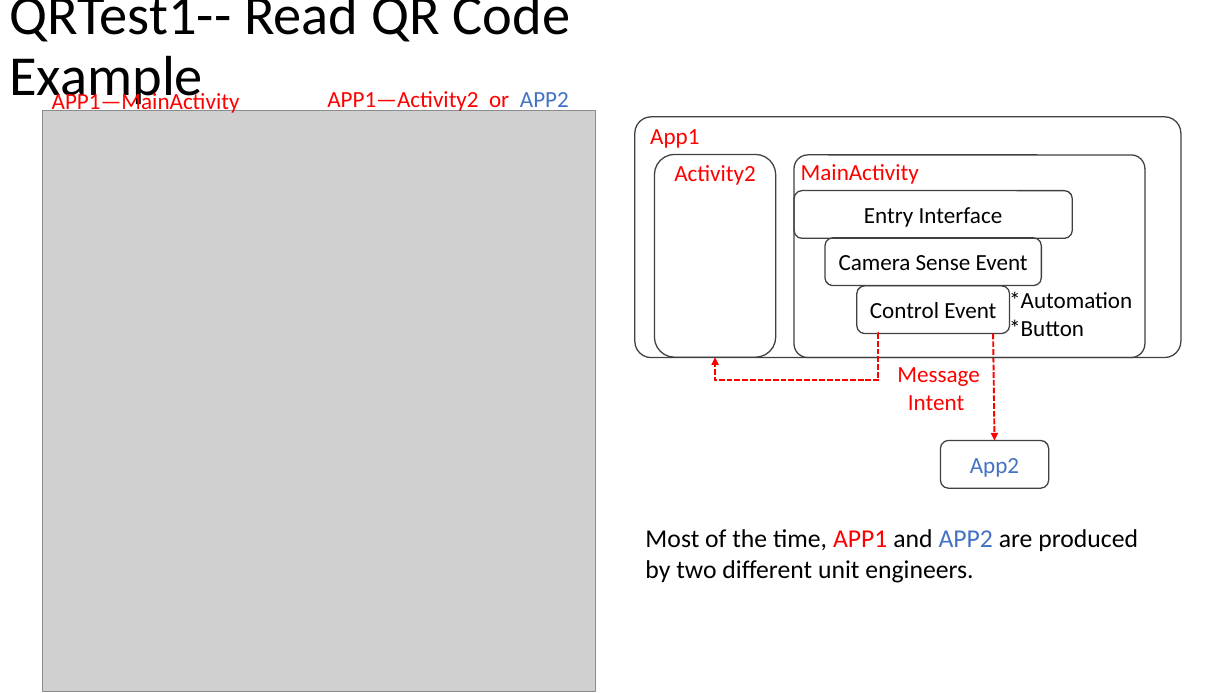
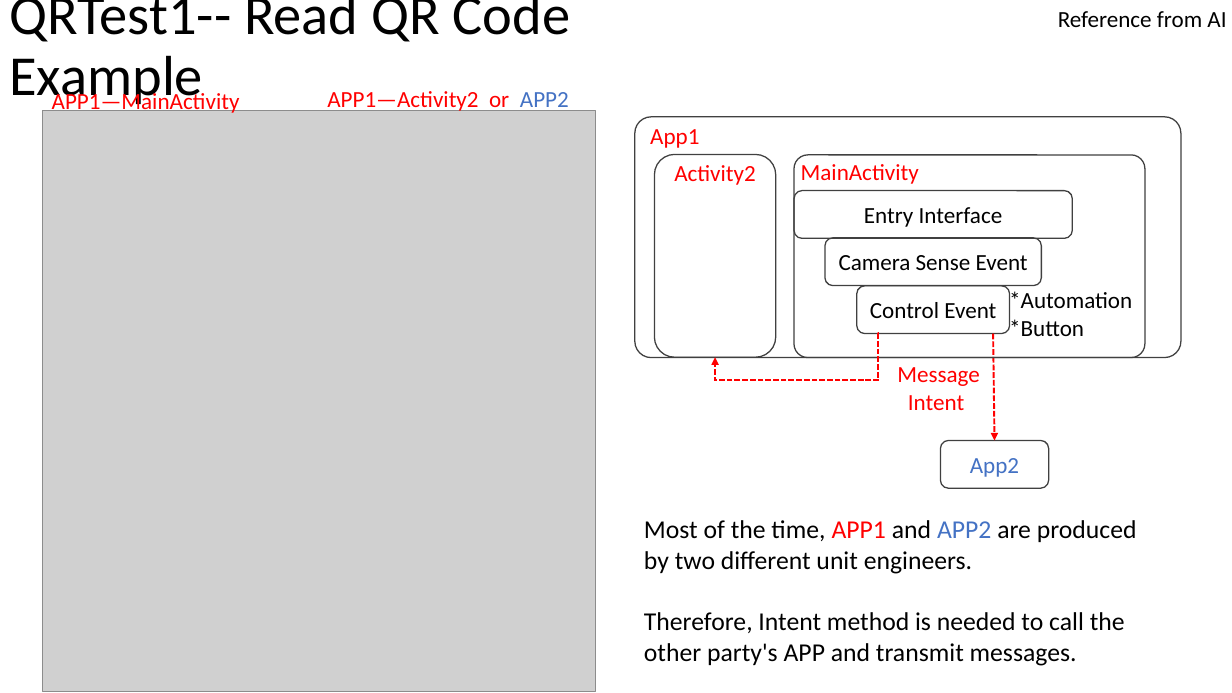
Before and after one commit to Chen-Wi-Ki/QRcode_RD545_System, a slide deck: slide 3 of Teach.pptx. Drawn at 1232x693 pixels with LibreOffice and Linux fonts; fonts in the diff are those of the drawing; grey boxes stand for pictures. Boxes give left, top, right and bottom in pixels: in the first picture for what was removed or moved away, otherwise in the second. Text is boxed around its words. In the diff, an @@ line names an element or a change of style, - is before the commit and + after.

```diff
--- a/Teach.pptx
+++ b/Teach.pptx
@@ text added at (1058,11,1226,27), 18 pt, text #000000 @@
+Reference from AI
@@ text "Most of the time, APP1 ...": place and size @@
-text "Most of the time, APP1 ..." at (645,529,1138,583)
+text "Most of the time, APP1 ..." at (644,520,1137,666)
@@ text at (644,612,1125,666): paragraph added @@
+Therefore, Intent method is needed to call the other party's APP and transmit messages.
```
Also in this commit, not shown: 2 other slides changed, 1 slide added, 2 other files.
